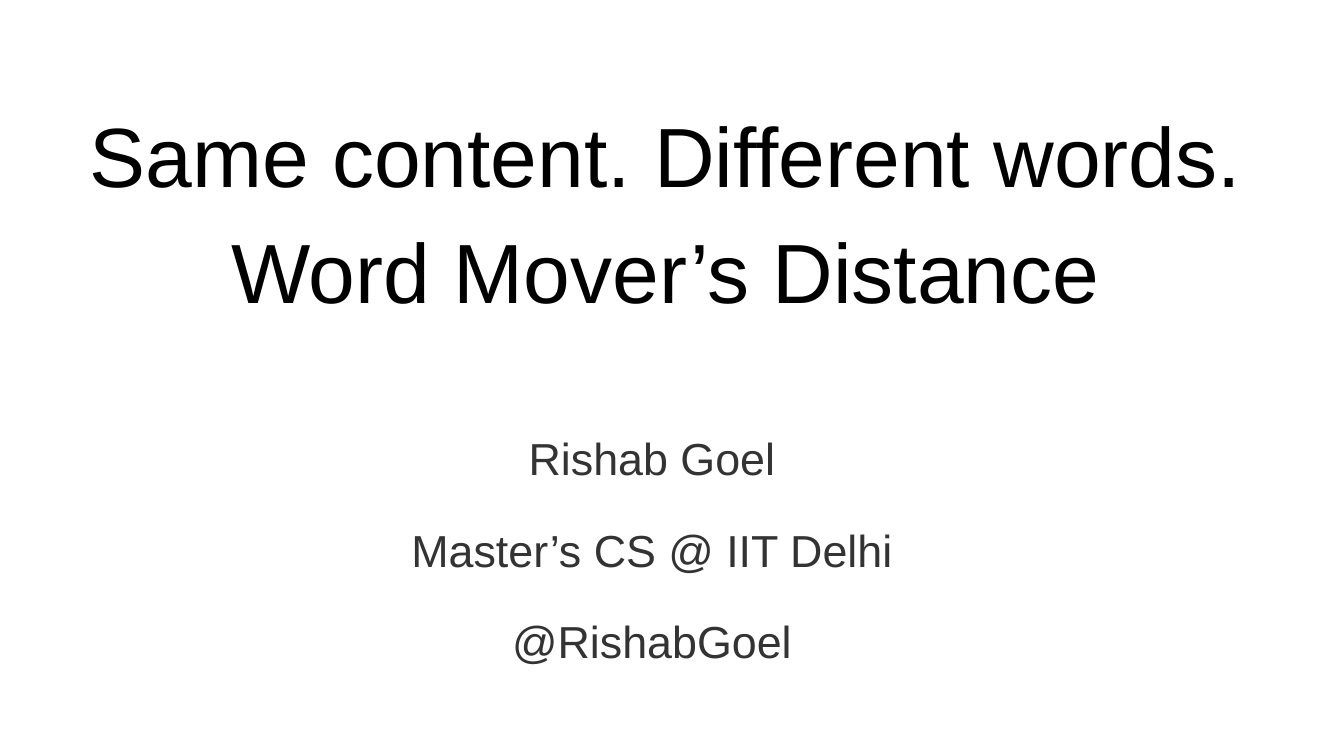
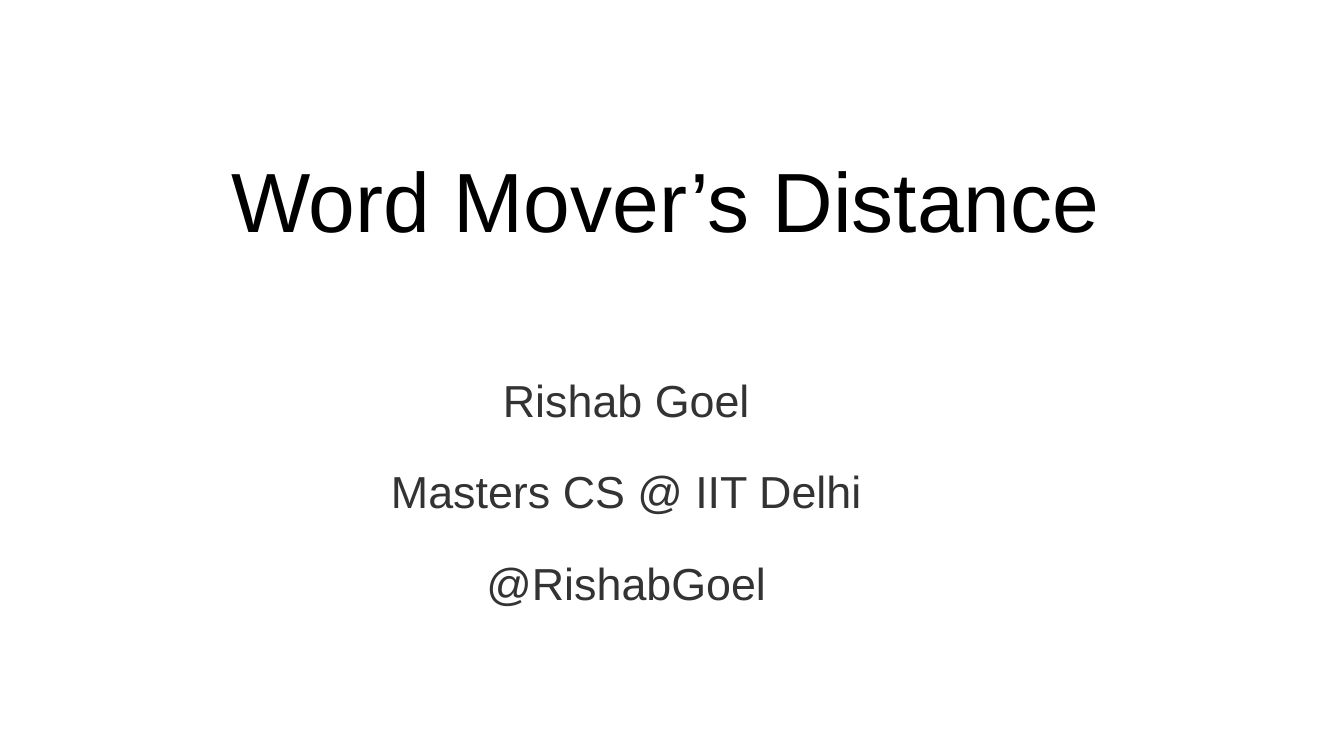
Before and after one commit to RishabGoel/pycon_india_slides, a slide deck: slide 1 of WMD_pycon_slides_2016.pptx. Drawn at 1344x756 pixels with LibreOffice and Linux fonts; fonts in the diff are those of the drawing. Boxes give left, top, right and bottom in pixels: in the first picture for what was removed or moved away, otherwise in the second. Text is boxed around its words. In the diff, an @@ line names an element or a change of style, - is before the commit and + after.

```diff
--- a/WMD_pycon_slides_2016.pptx
+++ b/WMD_pycon_slides_2016.pptx
@@ title at (x1=231, y1=171, x2=1100, y2=233): text changed @@
-Same content. Different words.
-Word Mover’s Distance
+Word Mover’s Distance
@@ subtitle "Rishab Goel" moved from (x1=411, y1=442, x2=892, y2=664) to (x1=391, y1=384, x2=861, y2=606) @@
@@ subtitle at (x1=391, y1=475, x2=861, y2=509): text changed @@
-Master’s CS @ IIT Delhi
+Masters CS @ IIT Delhi
```
Also in this commit, not shown: 5 other slides changed.
